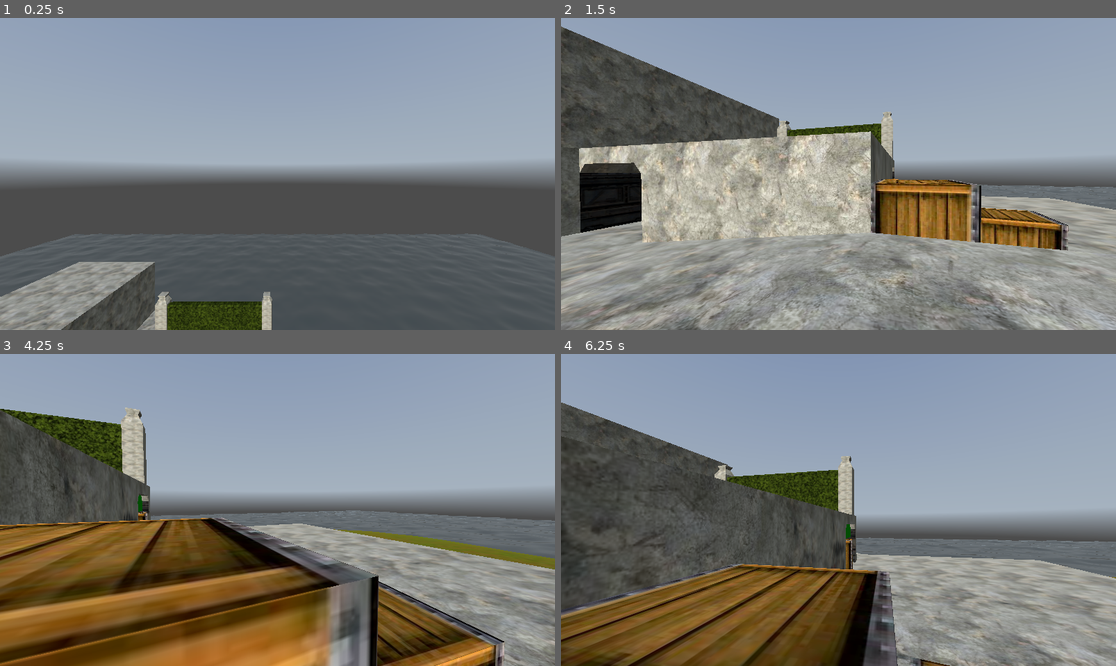
Above: before the commit, frames 1-4 (two rows, left to right).
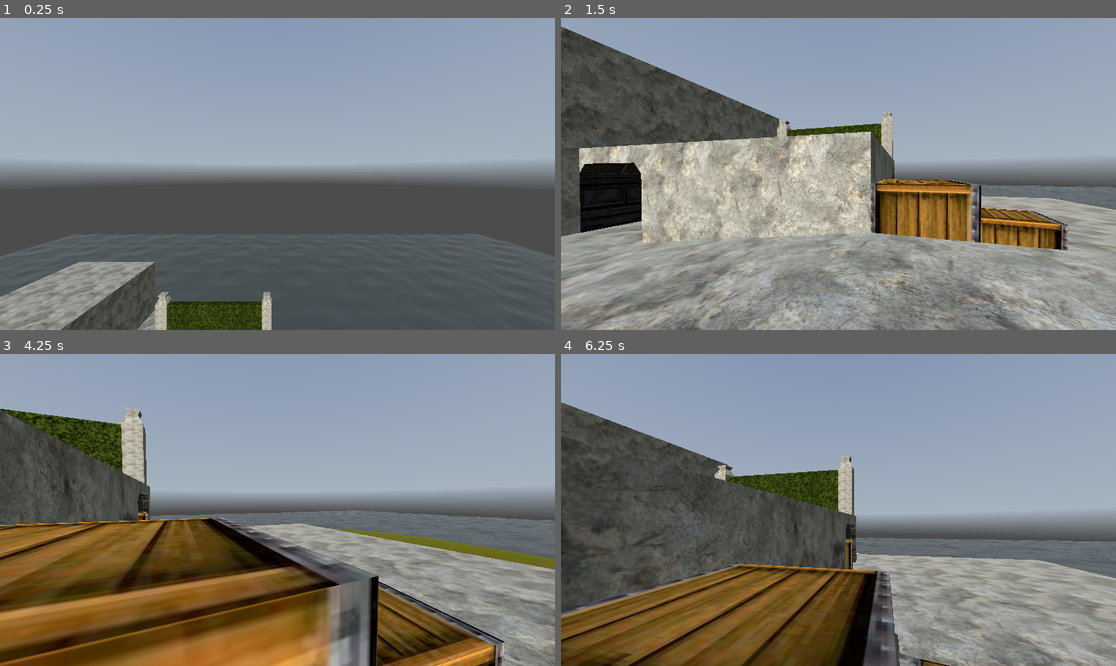
Above: after the commit, the same moments.

Repository: dairycultist/maltigi-run
Game: Godot game, scene res://world.tscn
The game is run twice, just before and just after one commit, with the same random seed, the same clock (stepped at 60 frames per second) and the same inputs. A sky picture missing from this copy of the repository is replaced by a grey-blue gradient.
Inputs (mouse positions are in pixels of both pictures, inside the frame that each line leads up to):
- Up to frame 1 (0.25 s): no input
- Up to frame 2 (1.5 s): move the mouse to (866, 174) at 0.52 s; hold Shift (crouch) 0.53-1.28 s; hold Up (walk_up) from 0.53 s (still down); tap Space (jump) at 0.77 s; move the mouse to (810, 174) at 1.27 s; tap F (toggle_fly) at 1.35 s
- Up to frame 3 (4.25 s): keep holding Up (walk_up); tap Space (jump) at 1.52, 3.02, 3.77 s; move the mouse to (288, 503) at 2.02 s; hold Shift (crouch) 2.03-2.78 s; move the mouse to (271, 516) at 2.77 s; tap F (toggle_fly) at 2.85 s; move the mouse to (316, 513) at 3.52 s; hold Shift (crouch) from 3.53 s (still down)
- Up to frame 4 (6.25 s): move the mouse to (794, 506) at 4.27 s; release Shift (crouch) at 4.28 s; tap F (toggle_fly) at 4.35, 5.85 s; tap Space (jump) at 4.52, 6.02 s; move the mouse to (844, 510) at 5.02 s; hold Shift (crouch) 5.03-5.78 s; tap Enter at 5.75 s; move the mouse to (816, 503) at 5.77 s; release Up (walk_up) at 5.78 s; hold Right (walk_right) from 5.78 s (still down)

The runs differ from the first frame. In frame 2, 0.3% of the frame differs, in the area x 3-61%, y 46-50%; in frame 3, less than 0.1%; in frame 4, 0.1%.

Commit message:
Rename map to facility, add some stuff

Diff:
--- /dev/null
+++ b/map/mat_panel.tres
@@ -0,0 +1,9 @@
+[gd_resource type="StandardMaterial3D" load_steps=2 format=3 uid="uid://cf17pdplr6fhd"]
+
+[ext_resource type="Texture2D" uid="uid://bkpxm7dt7vj1j" path="res://map/tex_panel.jpg" id="1_fl8vr"]
+
+[resource]
+albedo_color = Color(0.867843, 0.788217, 0.62149, 1)
+albedo_texture = ExtResource("1_fl8vr")
+metallic_specular = 0.0
+uv1_scale = Vector3(10, 10, 10)
--- a/world.tscn
+++ b/world.tscn
@@ -1,12 +1,13 @@
-[gd_scene load_steps=20 format=3 uid="uid://pjh5004dwu6a"]
+[gd_scene load_steps=21 format=3 uid="uid://pjh5004dwu6a"]
 
 [ext_resource type="Script" uid="uid://vlcd5np3m2um" path="res://player_controller.gd" id="1_f3sb7"]
 [ext_resource type="Shader" uid="uid://c11i7ma3gm8tp" path="res://water.gdshader" id="2_fj7yv"]
 [ext_resource type="Environment" uid="uid://b7571yot1dx2a" path="res://default_env.tres" id="2_tlwt5"]
-[ext_resource type="ArrayMesh" uid="uid://c2qvo6f1oqpsc" path="res://map/italy.obj" id="4_aqk2v"]
+[ext_resource type="ArrayMesh" uid="uid://c2qvo6f1oqpsc" path="res://map/facility.obj" id="4_ic0uy"]
 [ext_resource type="Material" uid="uid://dwqpevj4kwb41" path="res://map/mat_grass.tres" id="5_036b0"]
 [ext_resource type="Material" uid="uid://dn6ue2na0r03a" path="res://map/mat_concrete.tres" id="5_dwbse"]
 [ext_resource type="Material" uid="uid://r6w622w7jmqg" path="res://map/mat_hedge.tres" id="6_dwbse"]
+[ext_resource type="Material" uid="uid://cf17pdplr6fhd" path="res://map/mat_panel.tres" id="6_k3n1d"]
 [ext_resource type="Material" uid="uid://ddolse01lls00" path="res://map/mat_tunnel.tres" id="7_gbfbk"]
 [ext_resource type="Material" uid="uid://svy7qsh5jkqp" path="res://map/mat_crate.tres" id="8_gbfbk"]
 [ext_resource type="Texture2D" uid="uid://ckxg8mcbv12ky" path="res://map/graffiti.png" id="9_ioo17"]
@@ -88,19 +89,22 @@
 
 [node name="Map" type="StaticBody3D" parent="."]
 
-[node name="Italy" type="MeshInstance3D" parent="Map"]
-mesh = ExtResource("4_aqk2v")
+[node name="Facility" type="MeshInstance3D" parent="Map"]
+mesh = ExtResource("4_ic0uy")
 skeleton = NodePath("../..")
 surface_material_override/0 = ExtResource("8_gbfbk")
 surface_material_override/1 = ExtResource("8_gbfbk")
 surface_material_override/2 = ExtResource("8_gbfbk")
 surface_material_override/3 = ExtResource("8_gbfbk")
 surface_material_override/4 = ExtResource("8_gbfbk")
+surface_material_override/5 = ExtResource("6_k3n1d")
 surface_material_override/6 = ExtResource("5_dwbse")
 surface_material_override/7 = ExtResource("7_gbfbk")
-surface_material_override/8 = ExtResource("5_036b0")
-surface_material_override/9 = ExtResource("5_dwbse")
-surface_material_override/10 = ExtResource("6_dwbse")
+surface_material_override/8 = ExtResource("6_k3n1d")
+surface_material_override/9 = ExtResource("5_036b0")
+surface_material_override/10 = ExtResource("5_dwbse")
+surface_material_override/11 = ExtResource("6_dwbse")
+surface_material_override/12 = ExtResource("6_k3n1d")
 
 [node name="CollisionShape3D" type="CollisionShape3D" parent="Map"]
 shape = SubResource("ConcavePolygonShape3D_wse8f")
Not shown, added: map/facility.mtl
Not shown, added: map/facility.obj
Not shown, added: map/facility.obj.import
Not shown, removed: map/italy.mtl
Not shown, removed: map/italy.obj
Not shown, removed: map/italy.obj.import
Binary file added: map/tex_panel.jpg
Not shown, added: map/tex_panel.jpg.import
Not shown, changed: map/.DS_Store
Not shown, added: map/facility
